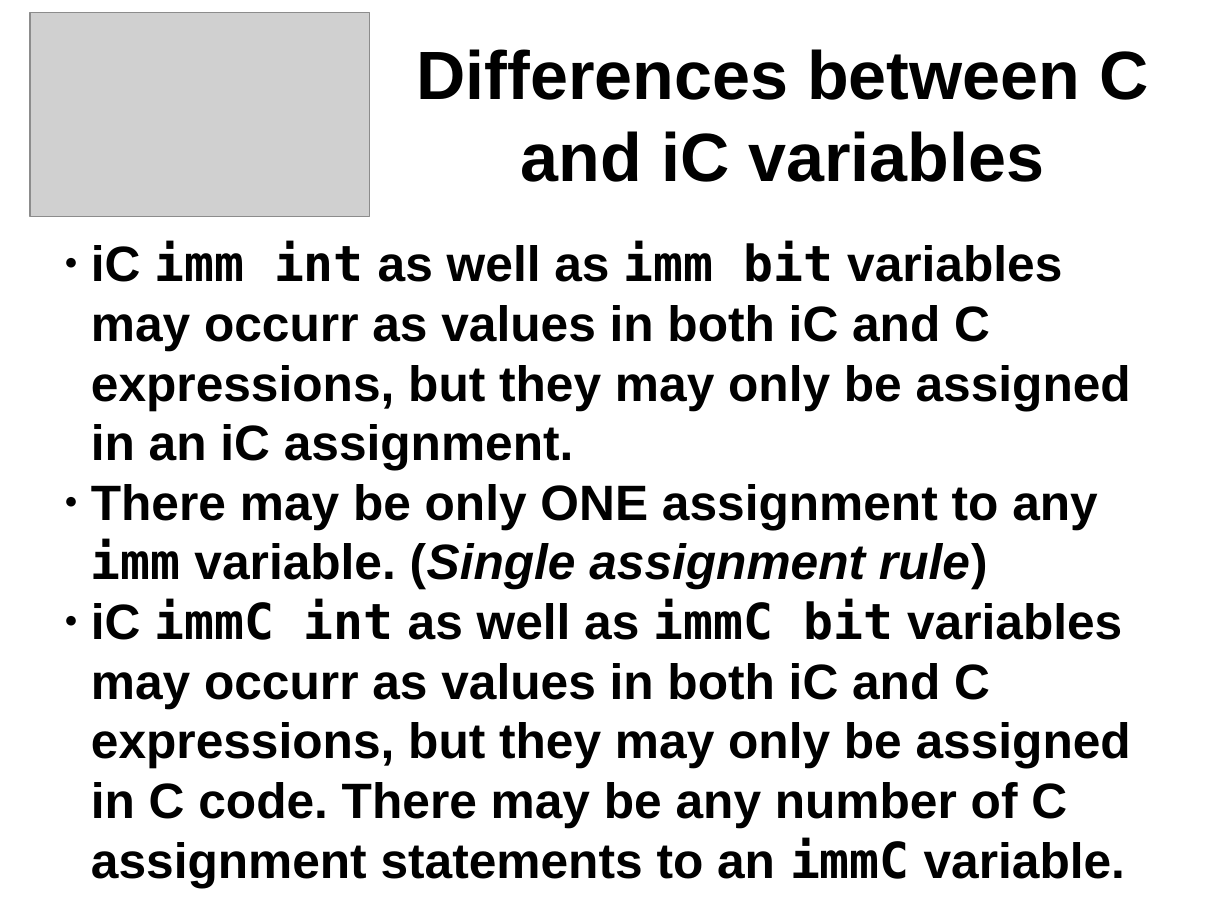
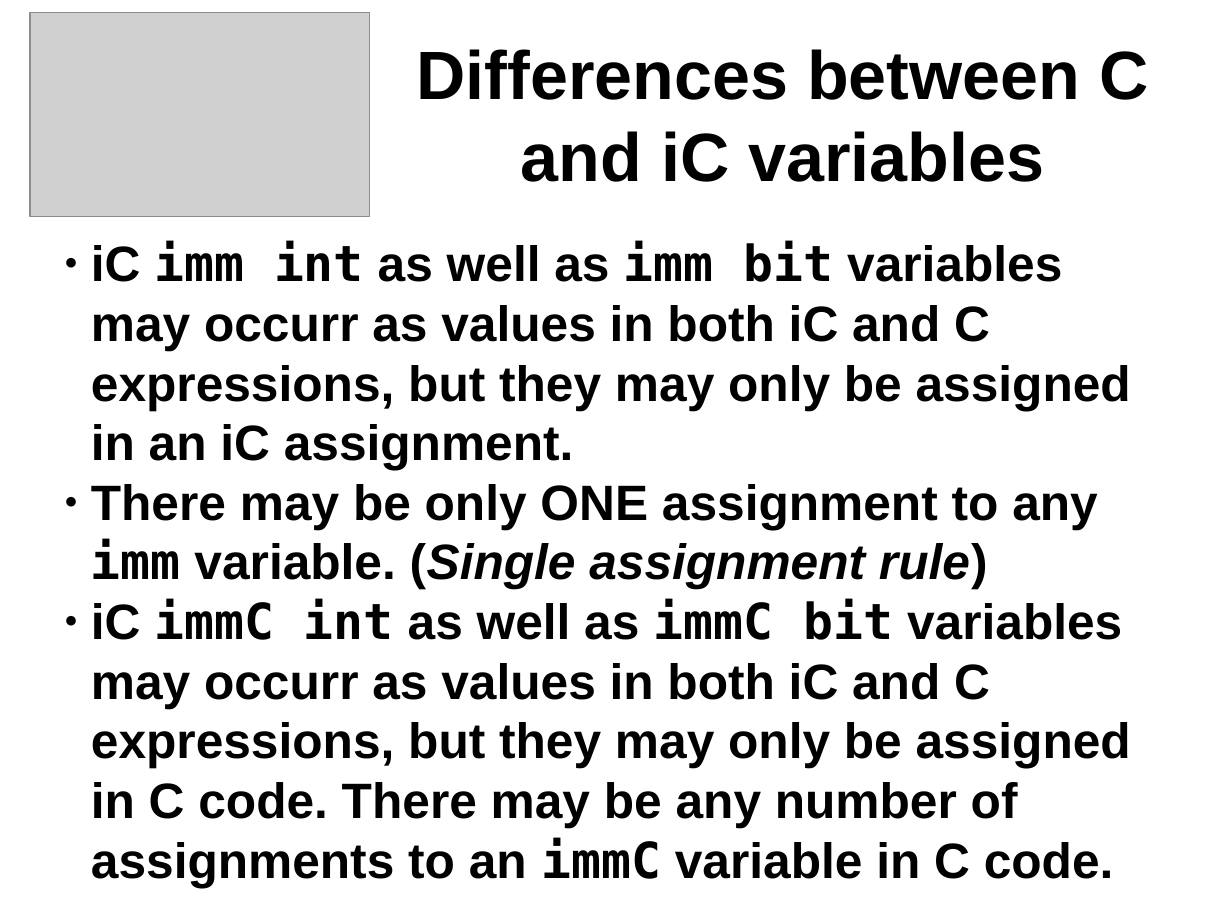
Before and after one commit to JohnWulff/immediatec, a slide deck: slide 18 of doc/iC.odp. Drawn at 1232x924 pixels with LibreOffice and Linux fonts; fonts in the diff are those of the drawing; grey boxes stand for pictures. Boxes give left, top, right and bottom in pixels: in the first picture for what was removed or moved away, otherwise in the second. Text is boxed around its words. In the diff, an @@ line names an element or a change of style, - is before the commit and + after.

```diff
--- a/doc/iC.odp
+++ b/doc/iC.odp
@@ subtitle at (x1=91, y1=598, x2=1131, y2=887): text changed @@
-● iC immC int as well as immC bit variables may occurr as values in both iC and C expressions, but they may only be assigned in C code. There may be any number of C assignment statements to an immC variable.
+● iC immC int as well as immC bit variables may occurr as values in both iC and C expressions, but they may only be assigned in C code. There may be any number of assignments to an immC variable in C code.
```
Also in this commit, not shown: 3 other slides changed, 3 other files.
